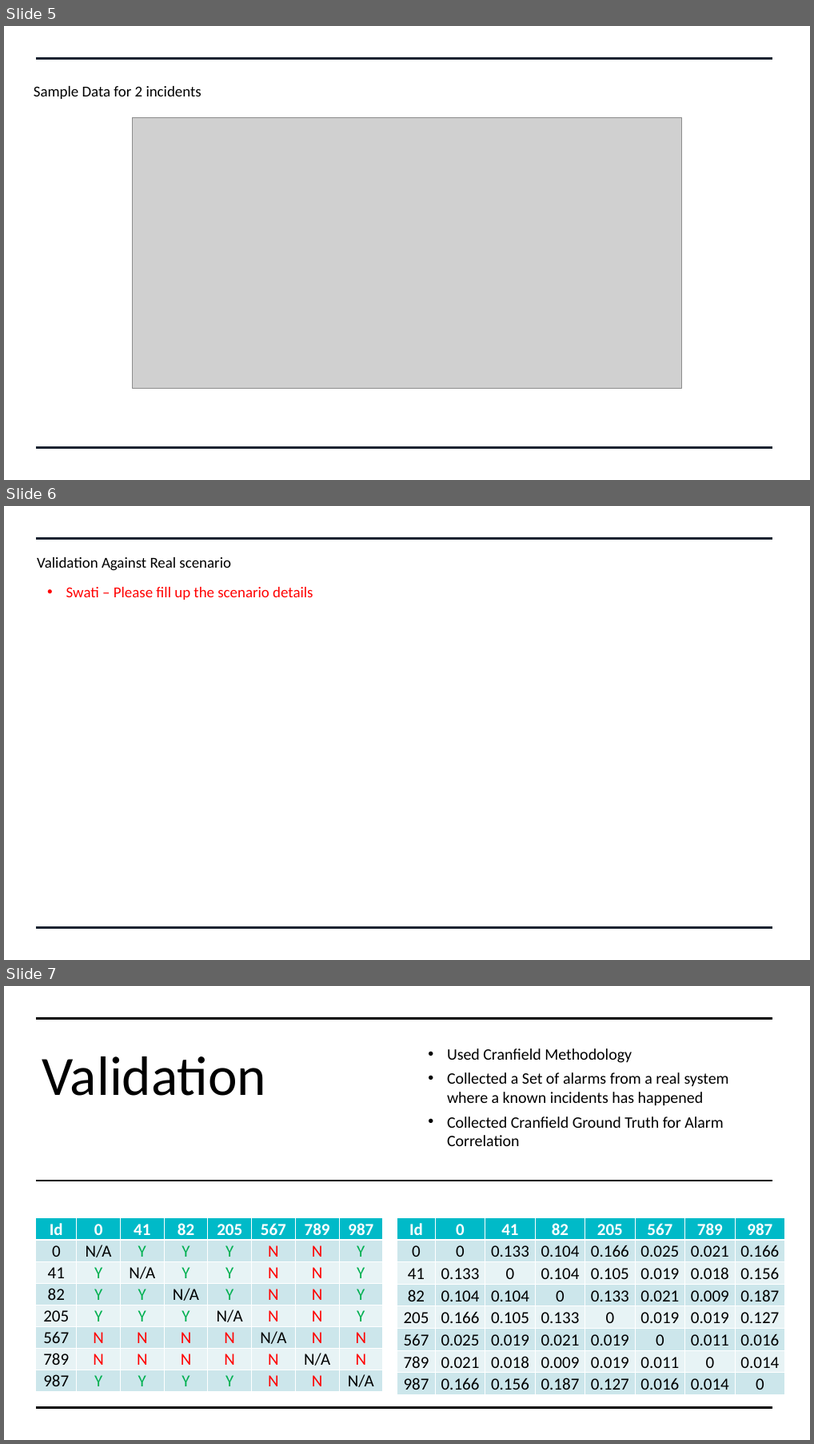
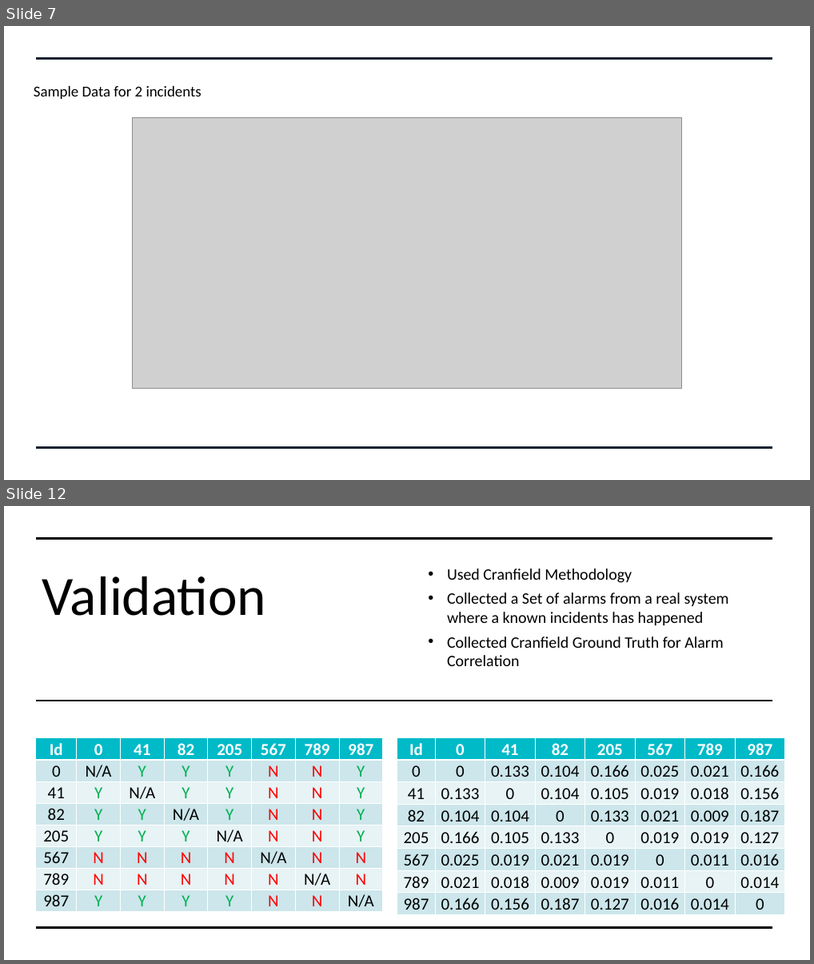
Before and after one commit to swatinanda/CS410-Fall2021-TeamAlpha, a slide deck: Team_Alpha_Presentation.pptx. Shown one above the other, each under a label of ours: slides 5, 6 and 7 before the commit, slides 7 and 12 after it; the slides between them are not shown. The pictures are 814x1444 and 814x964 pixels, drawn with LibreOffice and Linux fonts; fonts in the diff are those of the drawing; grey boxes stand for pictures. Boxes give left, top, right and bottom in pixels: in the first picture for what was removed or moved away, otherwise in the second. Text is boxed around its words. In the diff, an @@ line names an element or a change of style, - is before the commit and + after.

```diff
--- a/Team_Alpha_Presentation.pptx
+++ b/Team_Alpha_Presentation.pptx
@@ slide 6 removed at [4,506,810,960], background #FFFFFF; not listed: 2 template elements that a slide beside it also shows @@
@@ text removed at [37,557,231,571] @@
-Validation Against Real scenario
@@ text removed at [66,587,313,600] @@
-• Swati – Please fill up the scenario details
@@ what was slide 5 is now slide 7 @@
@@ what was slide 7 is now slide 12 @@
```
Also in this commit, not shown: 1 slide changed, 7 slides added, 1 other slide removed.
